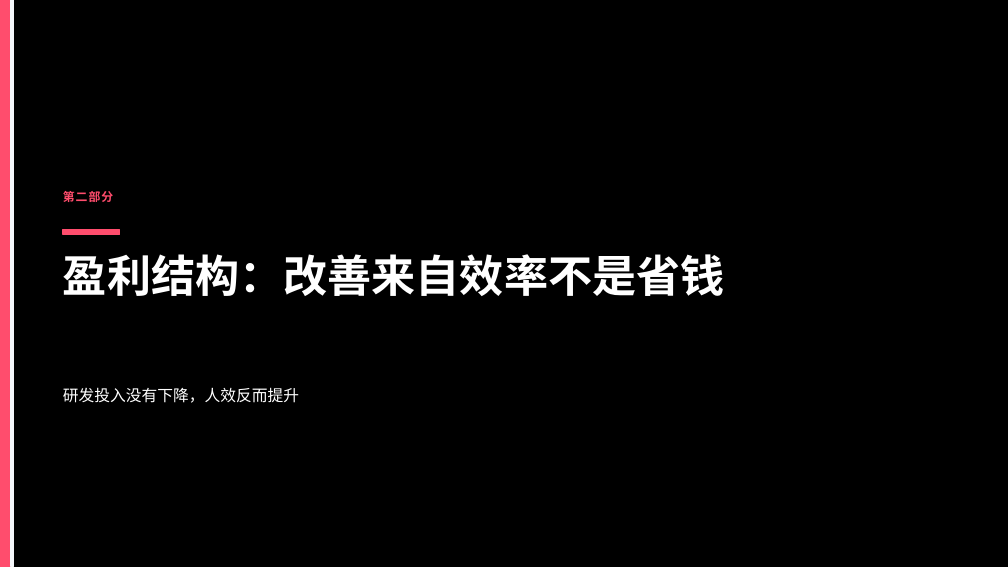
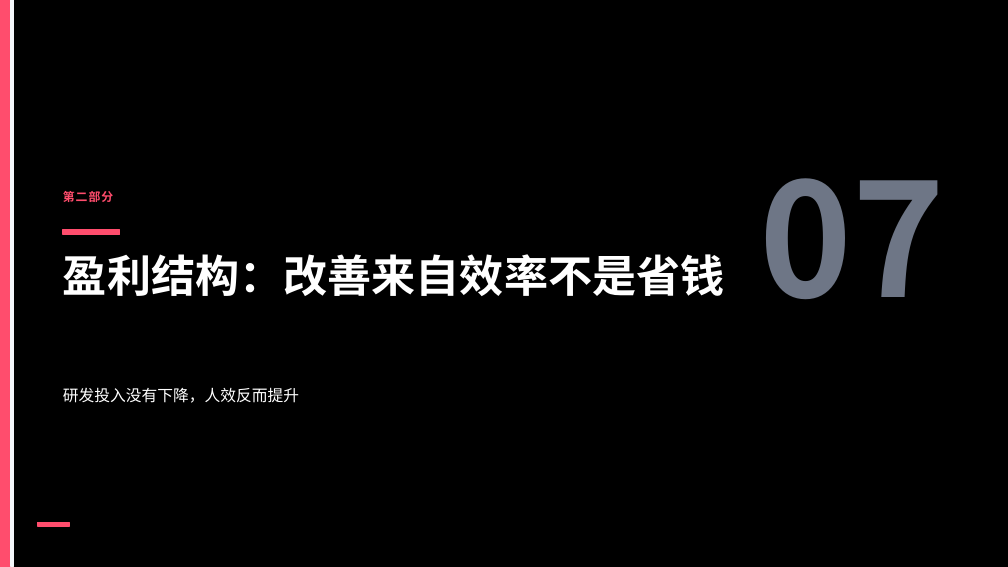
Before and after one commit to xzhengyu007-lang/ai-ppt, a slide deck: slide 7 of docs/examples/03-产品发布.pptx. Drawn at 1008x567 pixels with LibreOffice and Linux fonts; fonts in the diff are those of the drawing. Boxes give left, top, right and bottom in pixels: in the first picture for what was removed or moved away, otherwise in the second. Text is boxed around its words. In the diff, an @@ line names an element or a change of style, - is before the commit and + after.

```diff
--- a/docs/examples/03-产品发布.pptx
+++ b/docs/examples/03-产品发布.pptx
@@ text added at bbox=[759, 178, 945, 299], 150 pt, text #6E7686, bold @@
+07
@@ rectangle added at bbox=[38, 523, 70, 526], fill #FF4D6D, outline #FF4D6D 1 pt @@
```
Also in this commit, not shown: 9 other slides changed, 3 other files.
